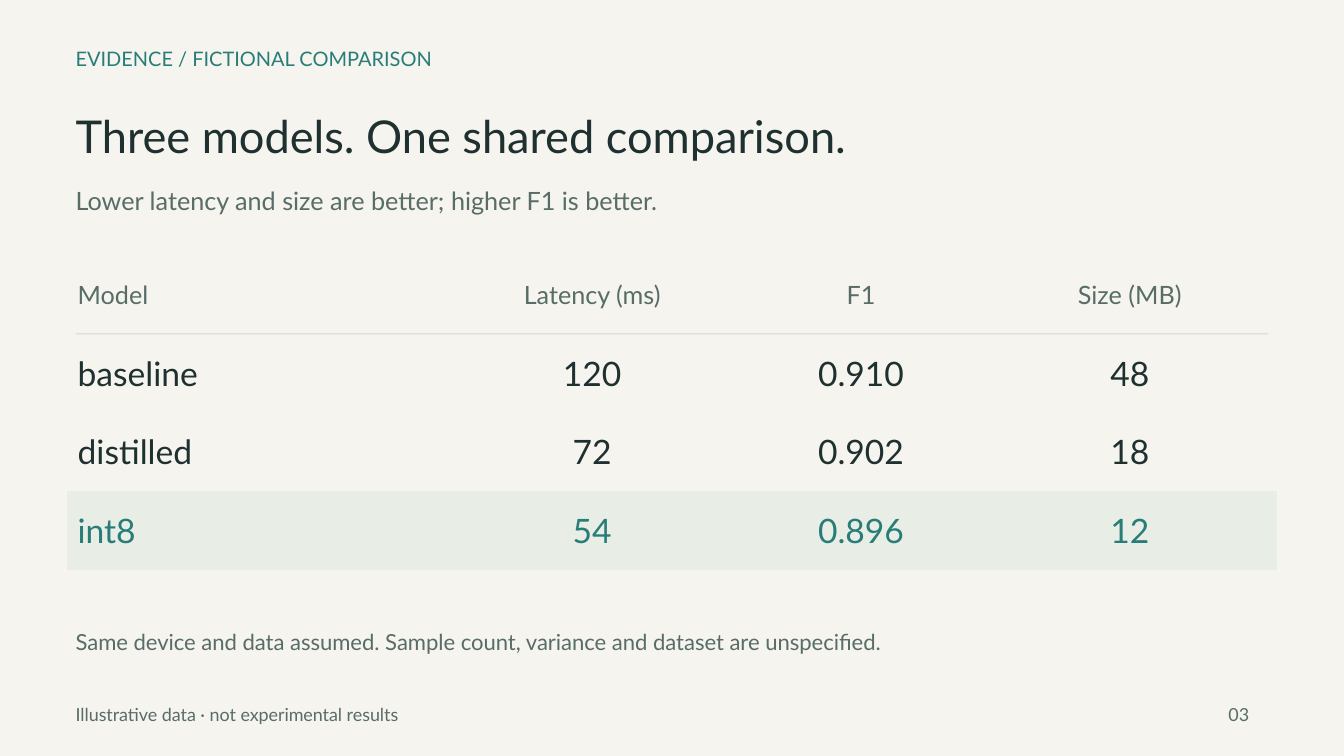
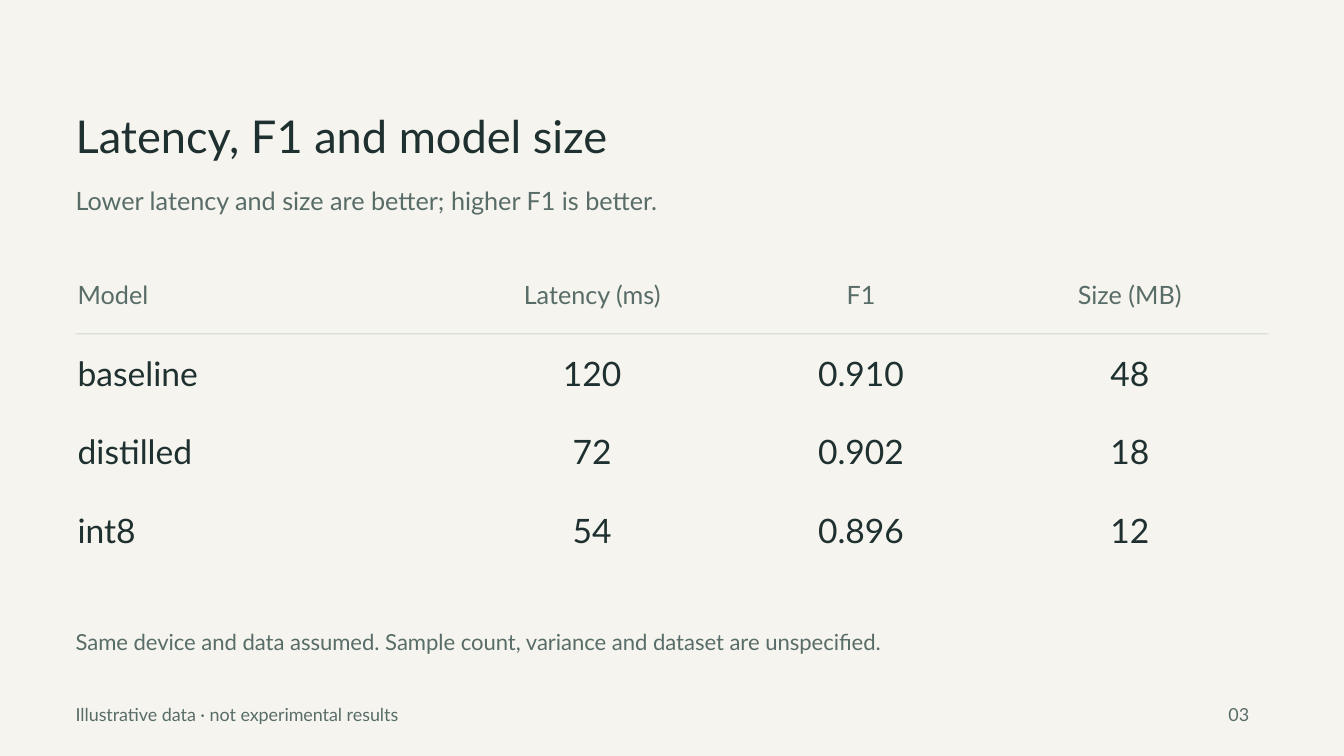
Before and after one commit to ChihyunAhn0309/ppt-art-director, a slide deck: slide 3 of examples/research-seminar/animated.pptx. Drawn at 1344x756 pixels with LibreOffice and Linux fonts; fonts in the diff are those of the drawing. Boxes give left, top, right and bottom in pixels: in the first picture for what was removed or moved away, otherwise in the second. Text is boxed around its words. In the diff, an @@ line names an element or a change of style, - is before the commit and + after.

```diff
--- a/examples/research-seminar/animated.pptx
+++ b/examples/research-seminar/animated.pptx
@@ text removed at [76,51,431,66] @@
-EVIDENCE / FICTIONAL COMPARISON
@@ text at [76,119,607,161]: text changed @@
-Three models. One shared comparison.
+Latency, F1 and model size
@@ table at [68,255,1278,570] @@
@@ fill #E8EDE5 to #F6F4EE in row 4 @@
@@ text colour #287D78 to #1E302F in "int8", "54", "0.896", "12" @@
```
Also in this commit, not shown: 4 other slides changed, 39 other files.
